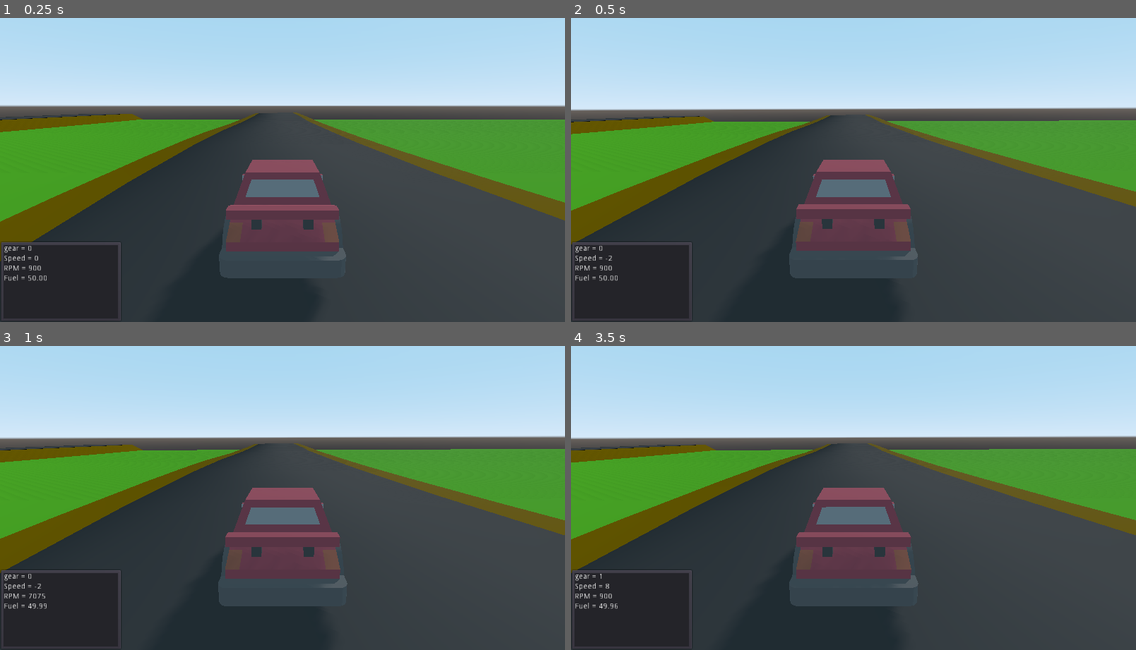
Above: before the commit, frames 1-4 (two rows, left to right).
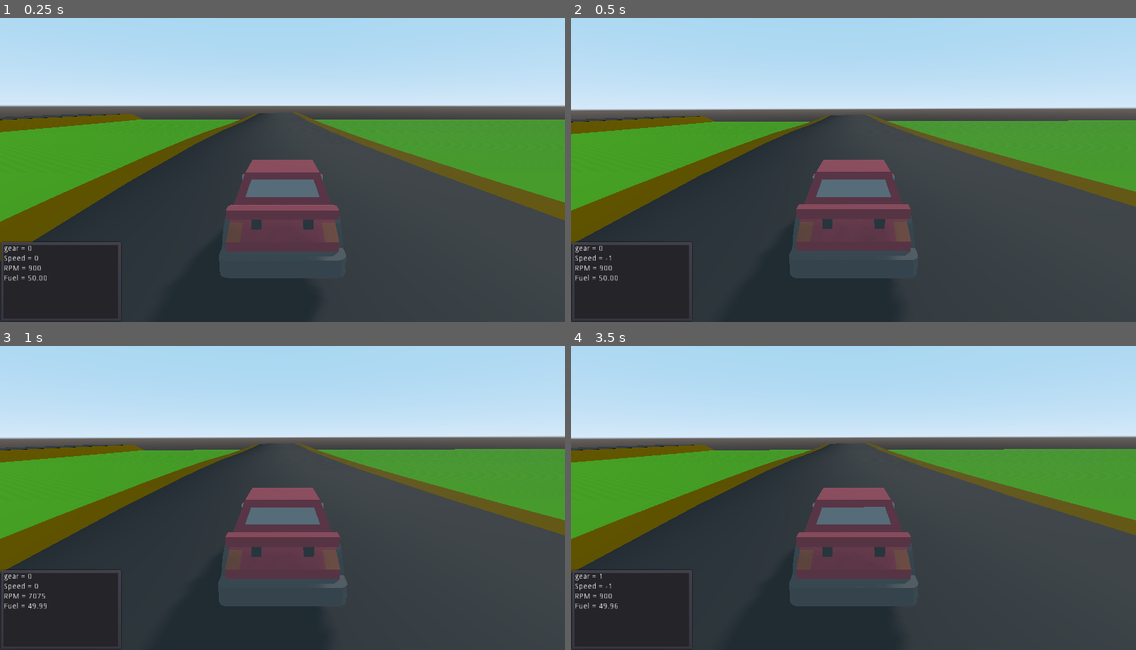
Above: after the commit, the same moments.

Repository: Dechode/Godot-Advanced-Vehicle
Game: Godot game, scene res://levels/world.tscn
Two runs of this game, one before a commit and one after it. Both use one fixed random seed, a clock stepped at 60 frames per second and the inputs below.
Inputs:
- Up to frame 1 (0.25 s): no input
- Up to frame 2 (0.5 s): no input
- Up to frame 3 (1 s): hold Right (SteerRight) from 0.53 s (still down); hold Up (Throttle) from 0.53 s (still down)
- Up to frame 4 (3.5 s): tap Enter at 1.25 s; release Right (SteerRight) at 1.28 s; release Up (Throttle) at 1.28 s; hold Down (Brake) 1.28-2.03 s; tap Up (Throttle) at 1.35, 2.85 s; hold Right (SteerRight) 2.03-2.78 s; hold Up (Throttle) 2.03-2.78 s; tap Space (Handbrake) at 2.75 s; hold A (ShiftUp) from 2.78 s (still down)

Frame 1 is identical in both runs. In frame 2, less than 0.1% of the frame differs, in the area x 0-97%, y 31-82%; in frame 3, 0.2%; in frame 4, 0.3%, in the area x 0-100%, y 32-85%.

Commit message:
Update WheelSuspension.gd
Fix bug in brush tire formula calculations

Diff:
--- a/scripts/WheelSuspension.gd
+++ b/scripts/WheelSuspension.gd
@@ -192,7 +192,7 @@
 	var contact_patch = 0.2
 	###########################
 
-	var stiffness = 500000 * tire_stiffness * contact_patch
+	var stiffness = 500000 * tire_stiffness * pow(contact_patch, 2)
 	var friction = mu * yforce
 	var deflect = sqrt(pow(stiffness * slip.y, 2) + pow(stiffness * tan(slip.x), 2))
 
